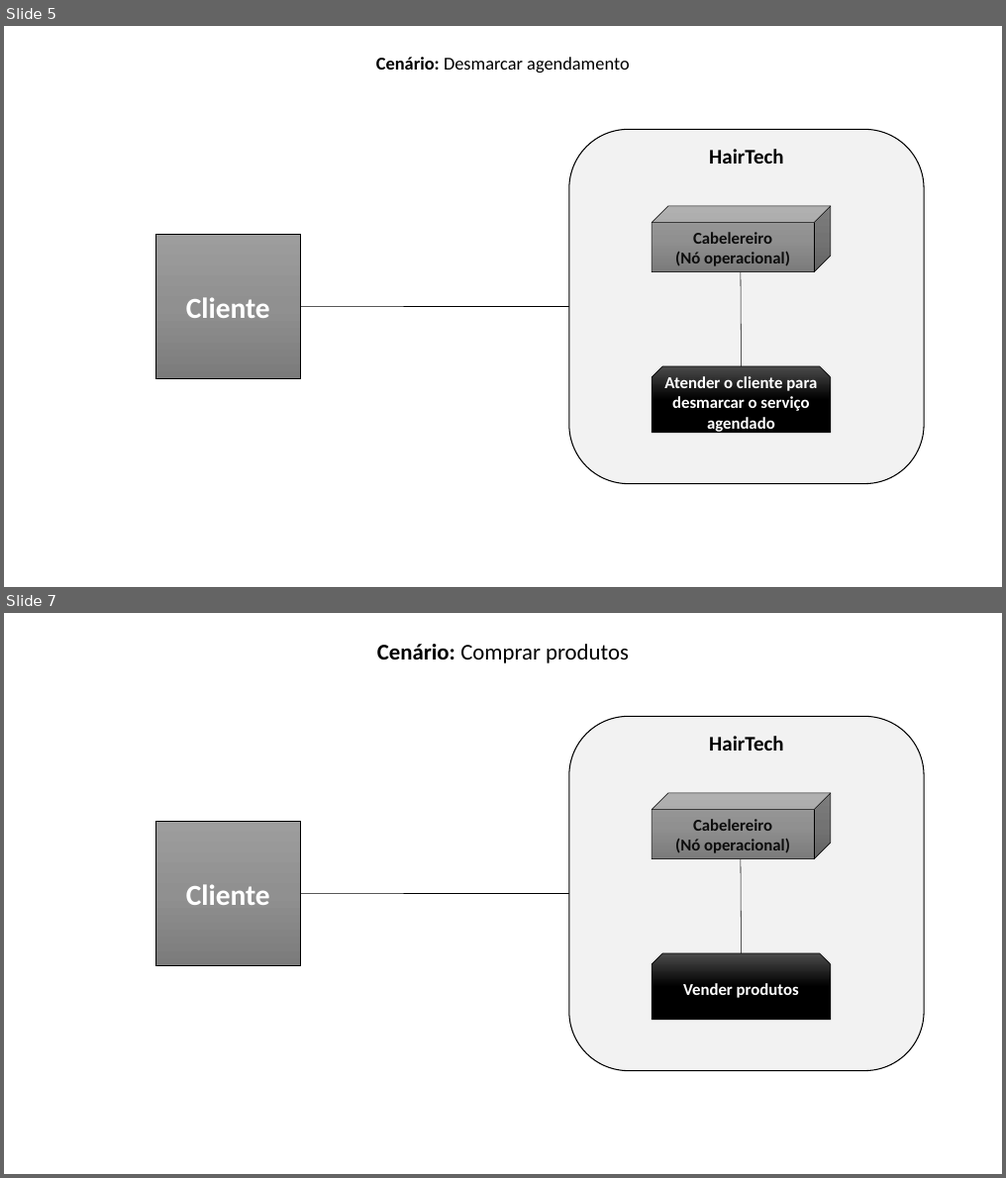
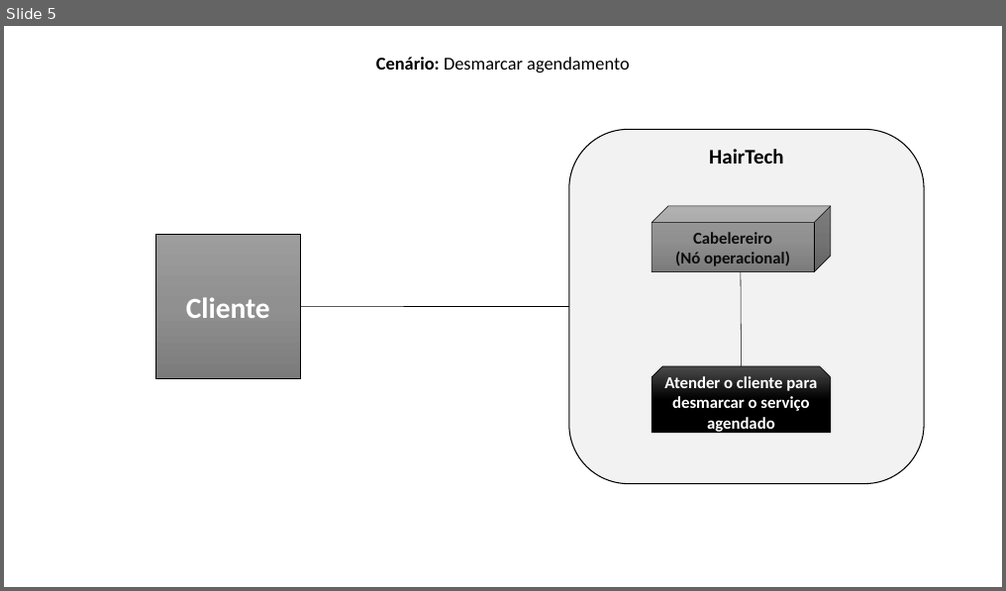
Before and after one commit to MSPowerSI/hairtech, a slide deck: artefatos/15. Arquitetura de Negócio para cada Cenário.pptx. Shown one above the other, each under a label of ours: slides 5 and 7 before the commit, slide 5 after it; the slides between them are not shown. The pictures are 1006x1178 and 1006x591 pixels, drawn with LibreOffice and Linux fonts; fonts in the diff are those of the drawing. Boxes give left, top, right and bottom in pixels: in the first picture for what was removed or moved away, otherwise in the second. Text is boxed around its words. In the diff, an @@ line names an element or a change of style, - is before the commit and + after.

```diff
--- a/artefatos/15. Arquitetura de Negócio para cada Cenário.pptx
+++ b/artefatos/15. Arquitetura de Negócio para cada Cenário.pptx
@@ slide 7 removed at bbox=[4, 613, 1002, 1174], background #FFFFFF @@
@@ text removed at bbox=[377, 644, 629, 663] @@
-Cenário: Comprar produtos
@@ rounded rectangle removed at bbox=[569, 716, 924, 1071] @@
@@ text removed at bbox=[709, 736, 784, 751] @@
-HairTech
@@ cube removed at bbox=[651, 793, 831, 860] @@
-Cabelereiro
-(Nó operacional)
@@ rectangle removed at bbox=[156, 822, 300, 966] @@
-Cliente
@@ line removed from (741, 860) to (742, 954) @@
@@ line removed from (569, 894) to (297, 894) @@
@@ snip same rect removed at bbox=[651, 954, 831, 1020] @@
-Vender produtos
```
Also in this commit, not shown: 2 slides changed, 1 other slide removed, 3 other files.
